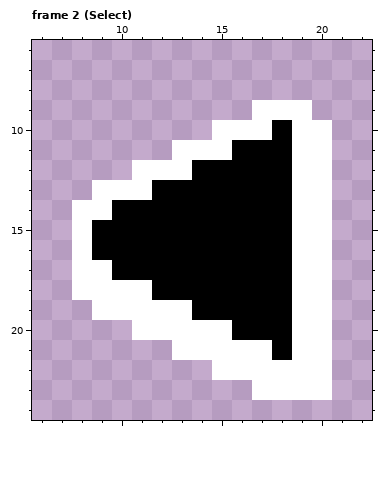
Edited in one commit: pixel-art file (Assets/Sprites/LeftArrow.aseprite). Above, as it was before the edit.
32x32 pixels, 4 frames. Shown: frame 2 (Select): x 6..22, y 6..24. The commit also changed other frames, which this record leaves out.
New version:
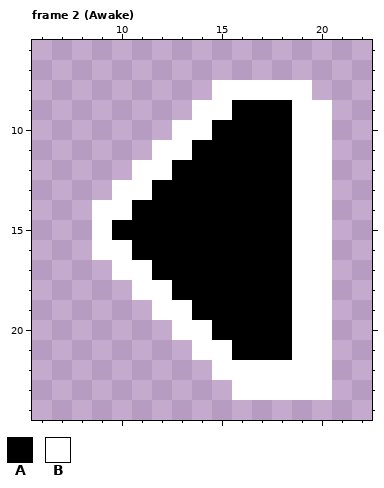
Palette (. is transparent): A #000000  B #ffffff
The edit:
{"where": "frame 2 (Awake)"}
{"frame":2,"y":8,"x":15,"old":".....","new":"BBBBB"}
{"frame":2,"y":9,"x":14,"old":"...BB","new":"BBAAA"}
{"frame":2,"y":9,"x":20,"old":".","new":"B"}
{"frame":2,"y":10,"x":13,"old":"..BBB","new":"BBAAA"}
{"frame":2,"y":11,"x":12,"old":".","new":"B"}
{"frame":2,"y":11,"x":14,"old":"BB","new":"AA"}
{"frame":2,"y":12,"x":13,"old":"B","new":"A"}
{"frame":2,"y":13,"x":9,"old":"B","new":"."}
{"frame":2,"y":14,"x":8,"old":"B","new":"."}
{"frame":2,"y":14,"x":10,"old":"A","new":"B"}
{"frame":2,"y":15,"x":8,"old":"BA","new":".B"}
{"frame":2,"y":16,"x":8,"old":"BAA","new":".BB"}
{"frame":2,"y":17,"x":8,"old":"BBAA","new":"..BB"}
{"frame":2,"y":18,"x":8,"old":"BBB","new":"..."}
{"frame":2,"y":18,"x":12,"old":"A","new":"B"}
{"frame":2,"y":19,"x":9,"old":"BBB","new":"..."}
{"frame":2,"y":20,"x":11,"old":"BB","new":".."}
{"frame":2,"y":20,"x":15,"old":"B","new":"A"}
{"frame":2,"y":21,"x":13,"old":"B","new":"."}
{"frame":2,"y":21,"x":16,"old":"BB","new":"AA"}
{"frame":2,"y":23,"x":16,"old":".","new":"B"}
{"label":"changed","picture_box":[72,80,332,400]}
